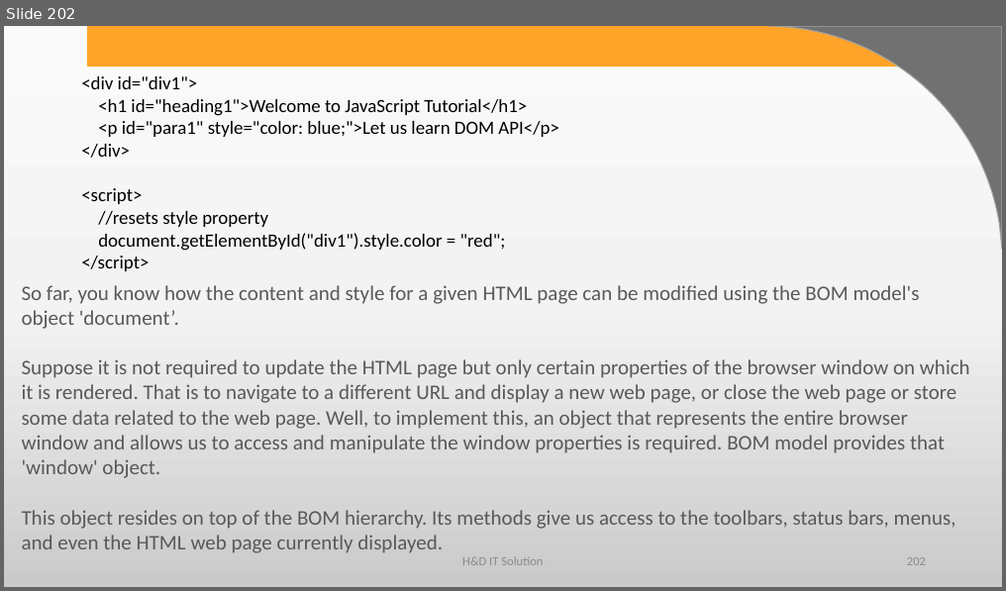
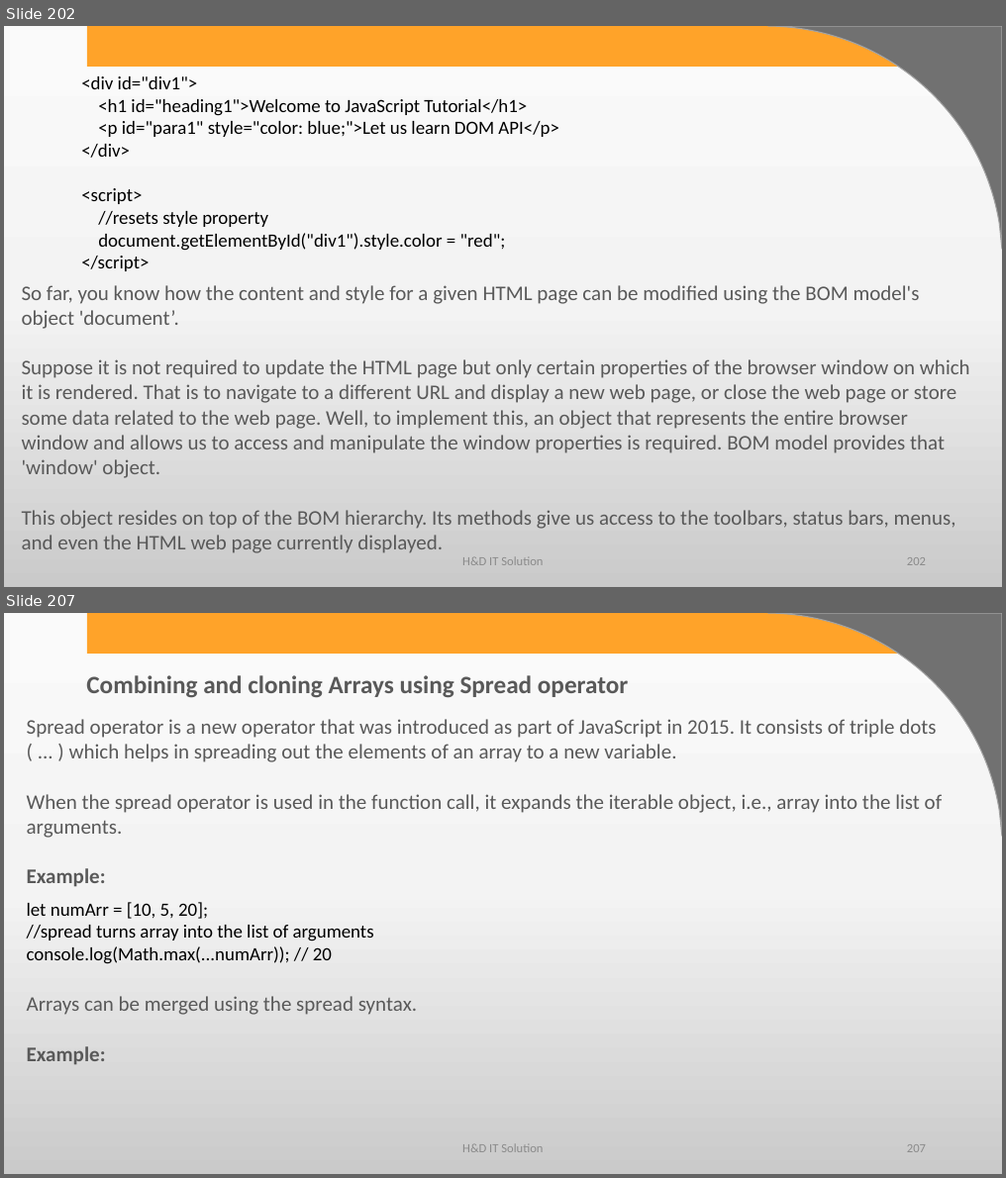
Before and after one commit to harshadasawant/javascript, a slide deck: ppt/JavaScript.pptx. Shown one above the other, each under a label of ours: slide 202 before the commit, slides 202 and 207 after it; the slides between them are not shown. The pictures are 1006x591 and 1006x1178 pixels, drawn with LibreOffice and Linux fonts; fonts in the diff are those of the drawing; background and template pictures are left out. Boxes give left, top, right and bottom in pixels: in the first picture for what was removed or moved away, otherwise in the second. Text is boxed around its words. In the diff, an @@ line names an element or a change of style, - is before the commit and + after.

Commit message:
array

```diff
--- a/ppt/JavaScript.pptx
+++ b/ppt/JavaScript.pptx
@@ slide 207 added at (x1=4, y1=613, x2=1002, y2=1174), background gradient #FBFBFB to #F4F4F4 to #CBCBCB; not listed: 2 template elements that a slide beside it also shows @@
@@ text added at (x1=86, y1=675, x2=628, y2=697), 24 pt, text #595959, bold @@
+Combining and cloning Arrays using Spread operator
@@ text added at (x1=27, y1=719, x2=942, y2=887), 20 pt, text #595959 @@
+Spread operator is a new operator that was introduced as part of JavaScript in 2015. It consists of triple dots ( ... ) which helps in spreading out the elements of an array to a new variable.
+When the spread operator is used in the function call, it expands the iterable object, i.e., array into the list of arguments.
+Example:
@@ text added at (x1=27, y1=902, x2=374, y2=964), 18 pt, text #000000 @@
+let numArr = [10, 5, 20];
+//spread turns array into the list of arguments
+console.log(Math.max(...numArr)); // 20
@@ text added at (x1=27, y1=996, x2=417, y2=1064), 20 pt, text #595959 @@
+Arrays can be merged using the spread syntax.
+Example:
@@ text added at (x1=462, y1=1145, x2=543, y2=1153), 12 pt, text #8C8C8C @@
+H&D IT Solution
@@ page number added at (x1=907, y1=1145, x2=926, y2=1153), 12 pt, text #8C8C8C @@
+207
```
Also in this commit, not shown: 23 other slides added, 1 other file.
